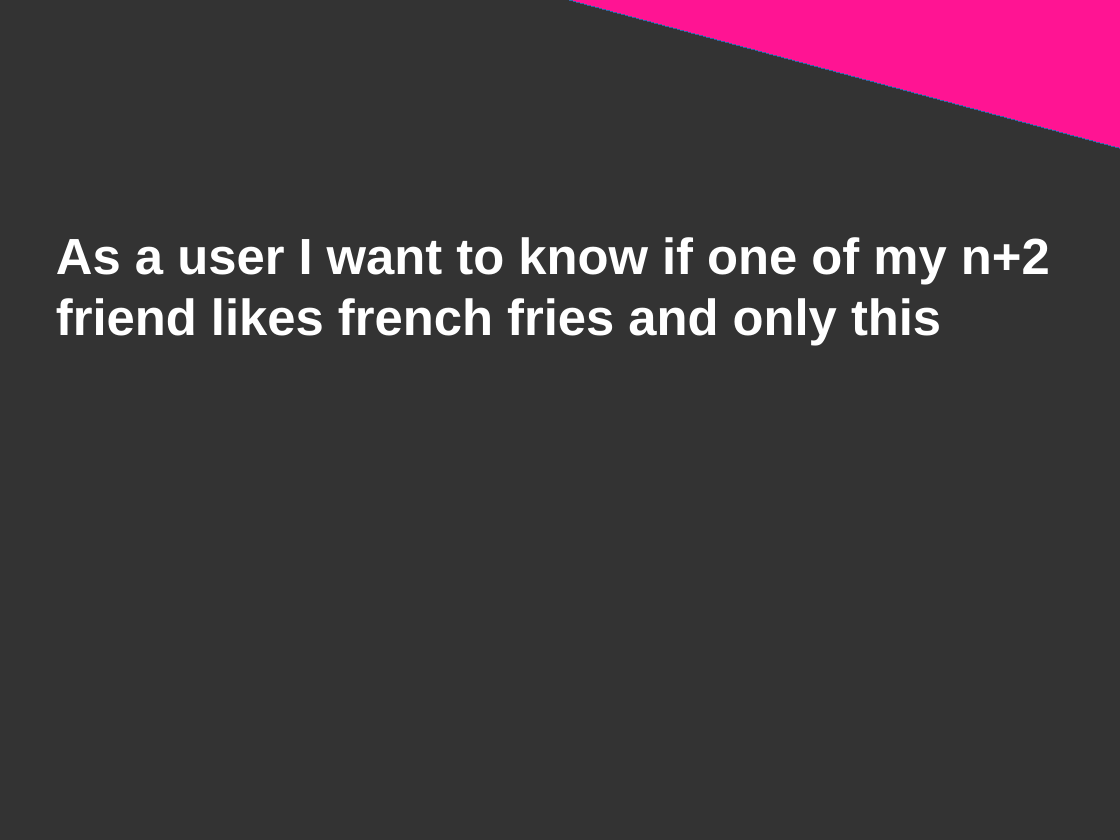
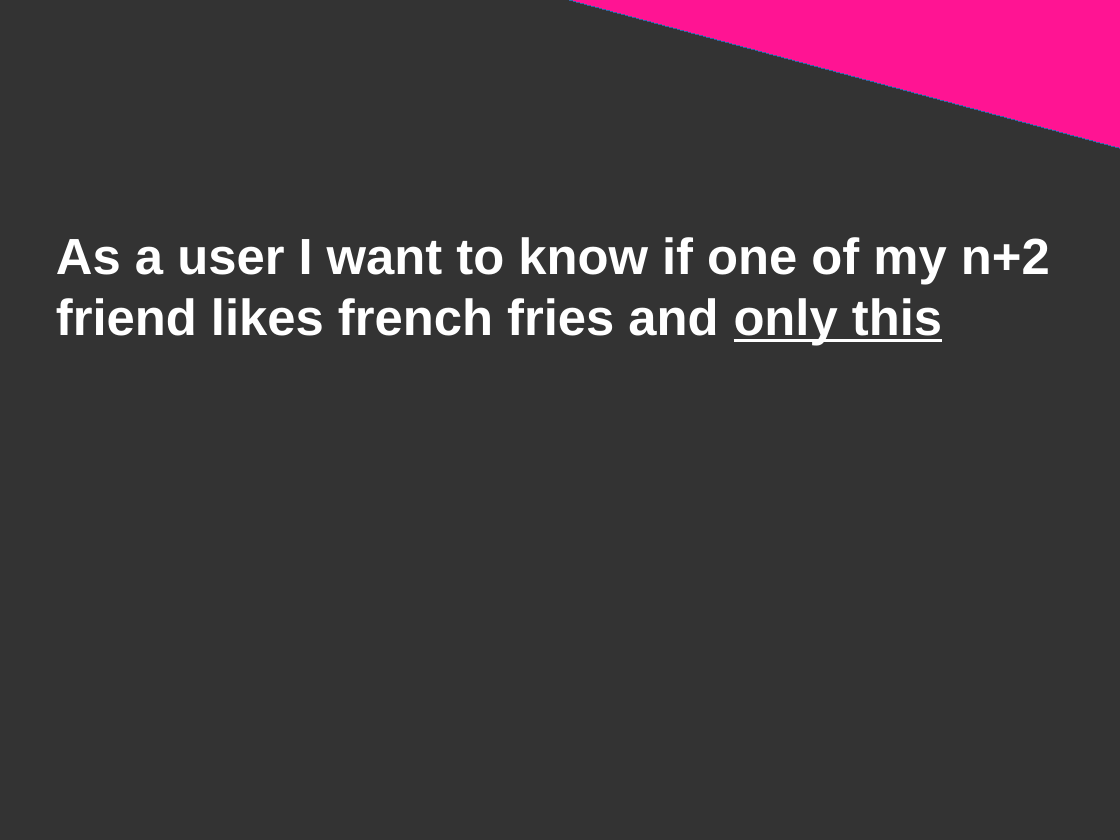
Before and after one commit to DanYellow/presentations, a slide deck: slide 10 of graphql/presentation.odp. Drawn at 1120x840 pixels with LibreOffice and Linux fonts; fonts in the diff are those of the drawing. Boxes give left, top, right and bottom in pixels: in the first picture for what was removed or moved away, otherwise in the second. Text is boxed around its words. In the diff, an @@ line names an element or a change of style, - is before the commit and + after.

```diff
--- a/graphql/presentation.odp
+++ b/graphql/presentation.odp
@@ title "As a user I want ..." at <box>56,237,1050,345</box>: underline on in "only this" @@
```
Also in this commit, not shown: 6 other slides changed, 2 slides added, 5 other files.
